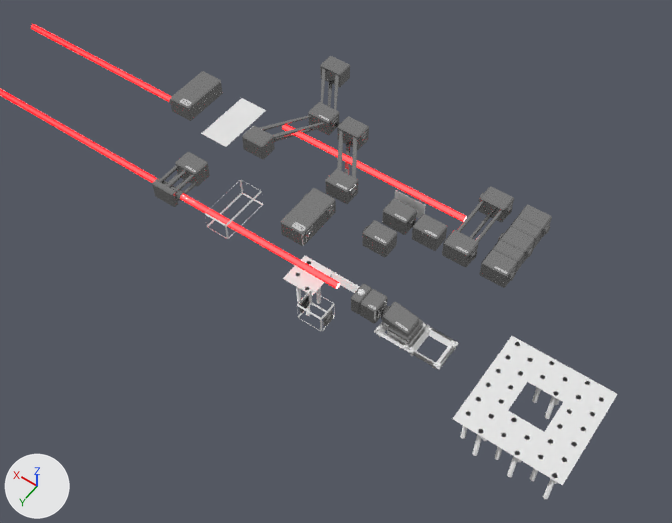
One commit to the Blender file game/src/assets/mix_node.blend: the scene before it, then after it.
Before and after are seen from a 50 mm lens placed at (-8.1, 11.6, 20.4), pointed at (1.9, -2.4, -1.6). The lights are fixed; the arrows at lower left show +X, +Y and +Z.

The scene before the commit, as lines of its bpy script (objects in view):
```python
ob_bolt = bpy.data.objects.new('Bolt', me_cube_022)
ob_bolt.location = (0.0, -2.0, 0.0)
ob_laser_001 = bpy.data.objects.new('Laser.001', me_cylinder_001)
ob_laser_001.location = (5.4, -4.5, 0.3)
ob_laser_001.scale = (32.4, 1.0, 1.0)
ob_mix2 = bpy.data.objects.new('Mix2', me_cube_016)
ob_mix2.location = (-2.0, -3.0, 0.0)
ob_mixnode = bpy.data.objects.new('MixNode', me_cube_013)
ob_mixnode.location = (2.1, -1.0, 0.0)
ob_nut = bpy.data.objects.new('Nut', me_cube_020)
ob_nut.location = (0.0, -3.0, 0.0)
ob_plane_006 = bpy.data.objects.new('Plane.006', me_plane_003)
ob_plane_006.location = (-7.0, -1.0, 0.0)
ob_plane_012 = bpy.data.objects.new('Plane.012', me_plane_006)
ob_plane_012.location = (1.0, -4.0, 0.66)
ob_plane_012.rotation_euler = (0.0, 0.0, 3.142)  # degrees (0, 0, 180)
ob_prism = bpy.data.objects.new('Prism', me_cube_019)
ob_prism.location = (4.1, -5.0, 0.0)
ob_swap = bpy.data.objects.new('Swap', me_cube_018)
ob_swap.location = (2.0, -3.0, 0.0)
# also in view: 'Emitter' at (-1.5, -0.5, 0.3); 'Plane' at (7.0, -3.5, 0.0); 'Laser' at (145.7, -0.5, 0.3); 'Plane.004' at (-4.5, -1.5, -0.6); 'Chassis.V2' at (8.5, -4.0, 0.3)
```
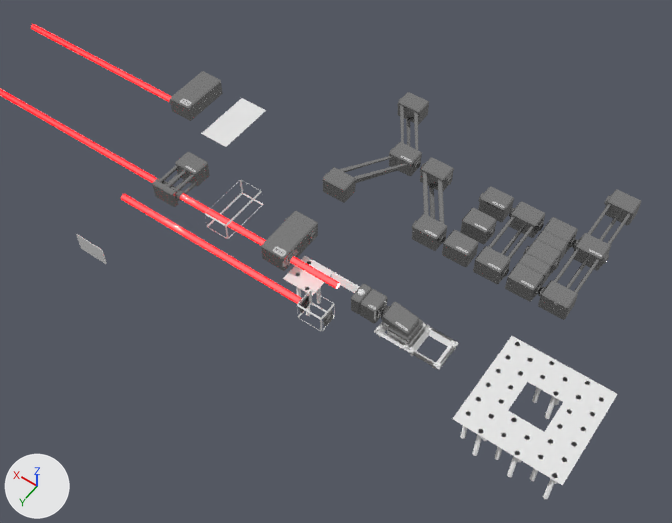
Boxes (x1, y1, x2, y2) around the edits, measured in the pictures (672 x 523 px):
'Prism', moved: before (242, 56, 350, 159); after (323, 92, 429, 203)
'Collect', moved: before (479, 205, 552, 288); after (505, 217, 578, 302)
'Mix2', moved: before (442, 186, 514, 267); after (473, 202, 545, 284)
'Swap', moved: before (325, 116, 369, 204); after (412, 157, 454, 251)
'Split', added: after (538, 189, 641, 320)
'MixNode', moved: before (281, 188, 336, 246); after (261, 211, 318, 271)
'Laser.001', moved: before (282, 124, 467, 222); after (121, 194, 301, 304)
'Bolt', moved: before (362, 220, 397, 257); after (478, 186, 514, 222)
'Nut', moved: before (382, 198, 417, 235); after (460, 208, 497, 244)
'Plane.012', moved: before (394, 190, 425, 218); after (76, 234, 107, 264)

What changed in the scene script:
```text
Change me_cube_019:
    where me_cube_019.from_pydata(...)  # 888 vertices, 704 faces; spans x 0.03..2.0, y -2.8..1.8, z 0.0..0.6
    used by ob_prism; location = (4.1, -5.0, 0.0)
    me_cube_019 part 1: the whole mesh is moved by (0.0, -2.0, 0.0)
Add me_split:
    me_split.from_pydata(...)  # 888 vertices, 704 faces; spans x 0.03..1.0, y -4.8..-0.2, z 0.0..0.6
    me_split.materials.append(mat_parts)
Change ob_laser_001:
    ob_laser_001.location: (5.4, -4.5, 0.3) -> (7.4, 0.5, 0.3)
Change ob_mixnode:
    ob_mixnode.location: (2.1, -1.0, 0.0) -> (2.0, 0.0, 0.0)
Change ob_plane_012:
    ob_plane_012.location: (1.0, -4.0, 0.66) -> (8.0, 2.0, -0.34)
Change ob_mix2:
    ob_mix2.location: (-2.0, -3.0, 0.0) -> (-3.0, -3.0, 0.0)
Change ob_swap:
    ob_swap.location: (2.0, -3.0, 0.0) -> (-1.0, -3.0, 0.0)
Change ob_prism:
    ob_prism.location: (4.1, -5.0, 0.0) -> (1.1, -3.0, 0.0)
Change ob_nut:
    ob_nut.location: (0.0, -3.0, 0.0) -> (-2.0, -4.0, 0.0)
Change ob_bolt:
    ob_bolt.location: (0.0, -2.0, 0.0) -> (-2.0, -5.0, 0.0)
Change ob_collect:
    ob_collect.location: (-3.2, -3.0, 0.0) -> (-4.0, -3.0, 0.0)
Add ob_split:
    ob_split = bpy.data.objects.new('Split', me_split)
    ob_split.location = (-5.0, -3.0, 0.0)
```
